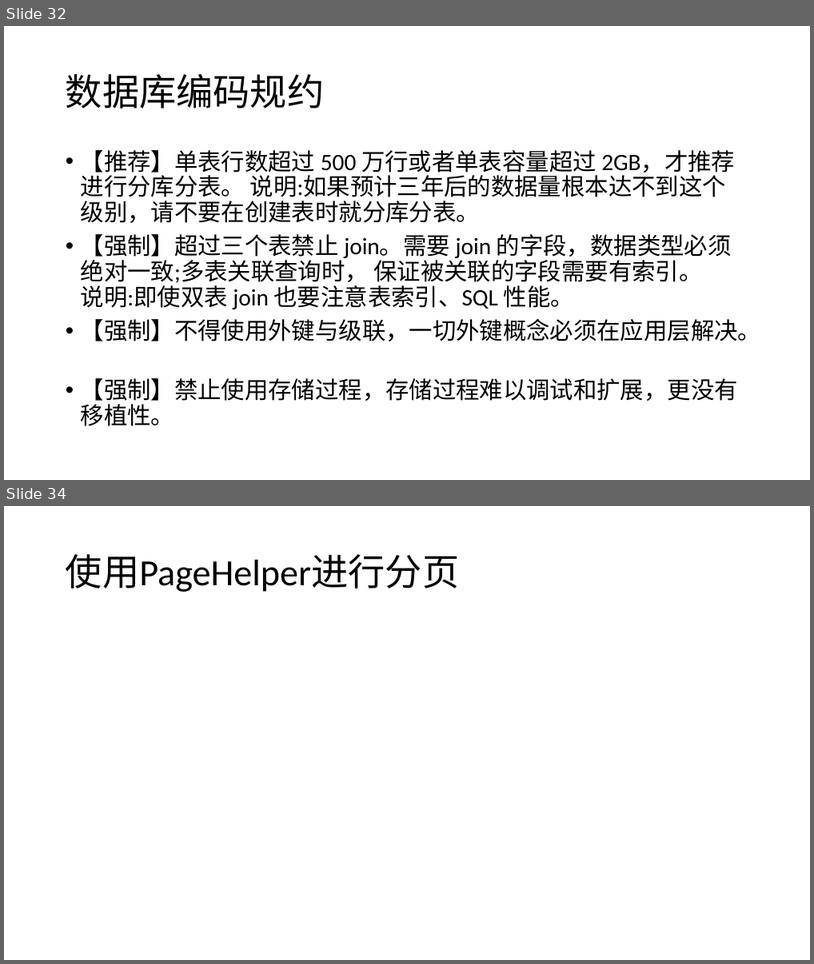
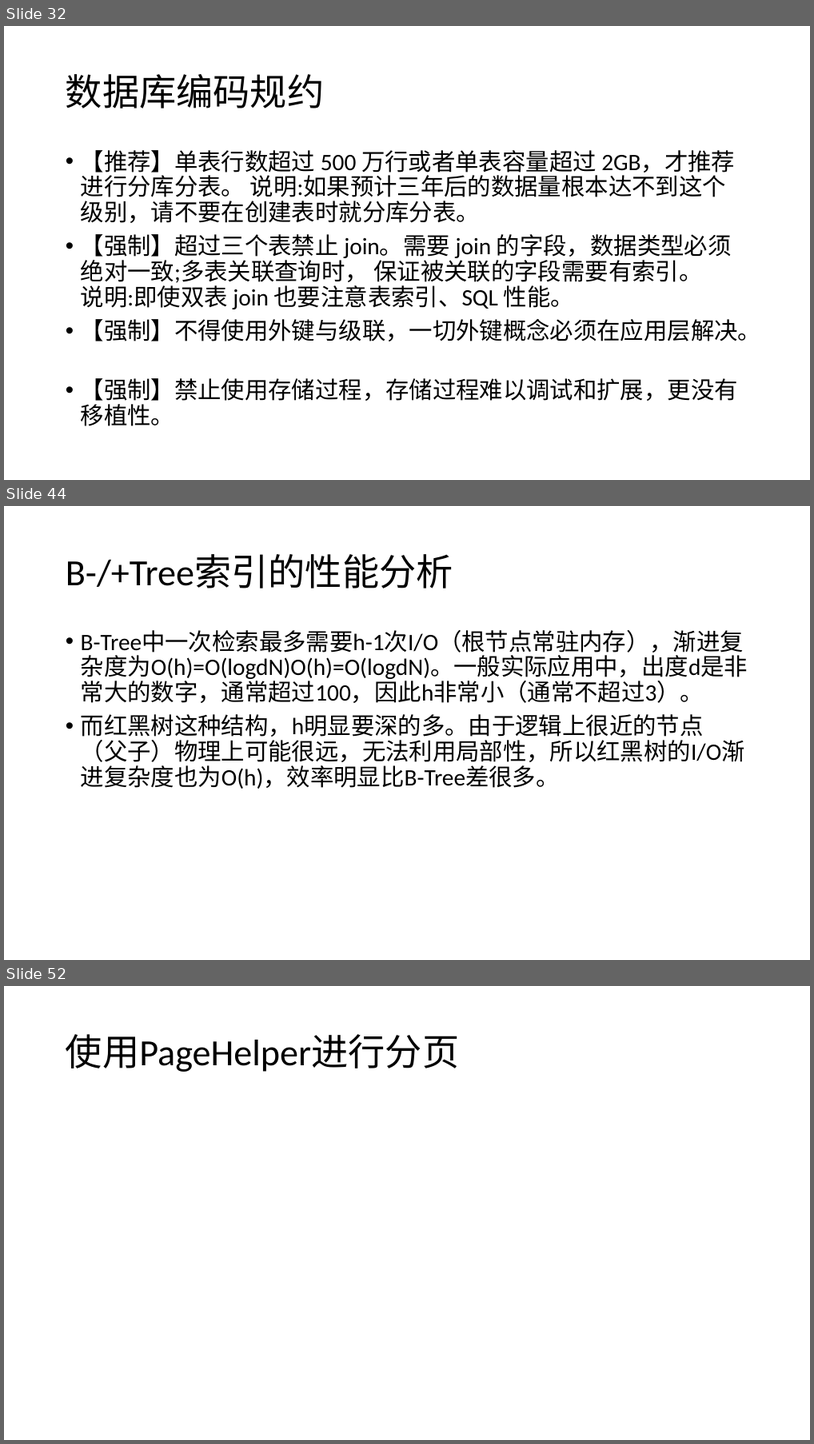
Before and after one commit to airuitian/MicroService, a slide deck: springboot/SpringBoot-3.pptx. Shown one above the other, each under a label of ours: slides 32 and 34 before the commit, slides 32, 44 and 52 after it; the slides between them are not shown. The pictures are 814x964 and 814x1444 pixels, drawn with LibreOffice and Linux fonts; fonts in the diff are those of the drawing. Boxes give left, top, right and bottom in pixels: in the first picture for what was removed or moved away, otherwise in the second. Text is boxed around its words. In the diff, an @@ line names an element or a change of style, - is before the commit and + after.

```diff
--- a/springboot/SpringBoot-3.pptx
+++ b/springboot/SpringBoot-3.pptx
@@ slide 44 added at bbox=[4, 506, 810, 960], background #FFFFFF @@
@@ title added at bbox=[66, 555, 454, 588], 44 pt, text #000000 @@
+B-/+Tree索引的性能分析
@@ text added at bbox=[81, 630, 749, 788], 28 pt, text #000000 @@
+• B-Tree中一次检索最多需要h-1次I/O（根节点常驻内存），渐进复杂度为O(h)=O(logdN)O(h)=O(logdN)。一般实际应用中，出度d是非常大的数字，通常超过100，因此h非常小（通常不超过3）。
+• 而红黑树这种结构，h明显要深的多。由于逻辑上很近的节点（父子）物理上可能很远，无法利用局部性，所以红黑树的I/O渐进复杂度也为O(h)，效率明显比B-Tree差很多。
@@ what was slide 34 is now slide 52 @@
```
Also in this commit, not shown: 1 slide changed, 17 other slides added, 5 other files.
